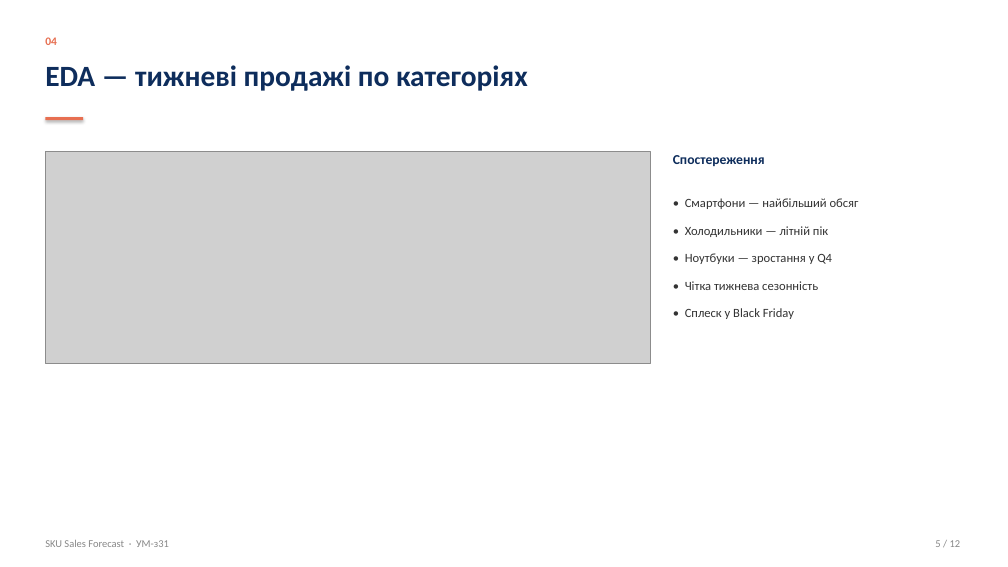
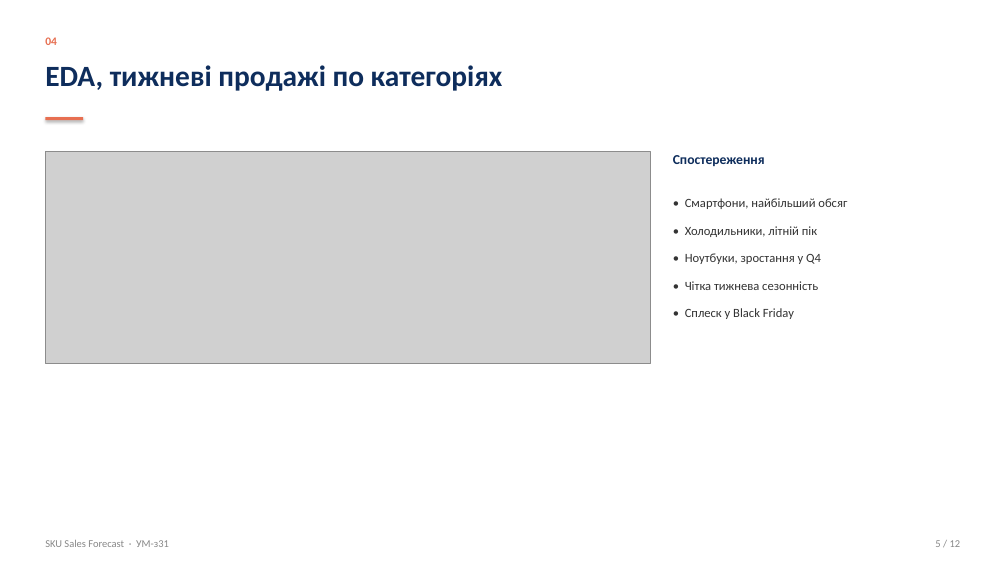
Before and after one commit to kgorbunova3/sku-sales-forecast, a slide deck: slide 5 of docs/presentation.pptx. Drawn at 1008x567 pixels with LibreOffice and Linux fonts; fonts in the diff are those of the drawing; grey boxes stand for pictures. Boxes give left, top, right and bottom in pixels: in the first picture for what was removed or moved away, otherwise in the second. Text is boxed around its words. In the diff, an @@ line names an element or a change of style, - is before the commit and + after.

```diff
--- a/docs/presentation.pptx
+++ b/docs/presentation.pptx
@@ text at [45,65,503,91]: text changed @@
-EDA — тижневі продажі по категоріях
+EDA, тижневі продажі по категоріях
@@ text at [685,198,847,264]: text changed @@
-• Смартфони — найбільший обсяг
-• Холодильники — літній пік
-• Ноутбуки — зростання у Q4
+• Смартфони, найбільший обсяг
+• Холодильники, літній пік
+• Ноутбуки, зростання у Q4
```
Also in this commit, not shown: 3 other slides changed, 2 other files.
